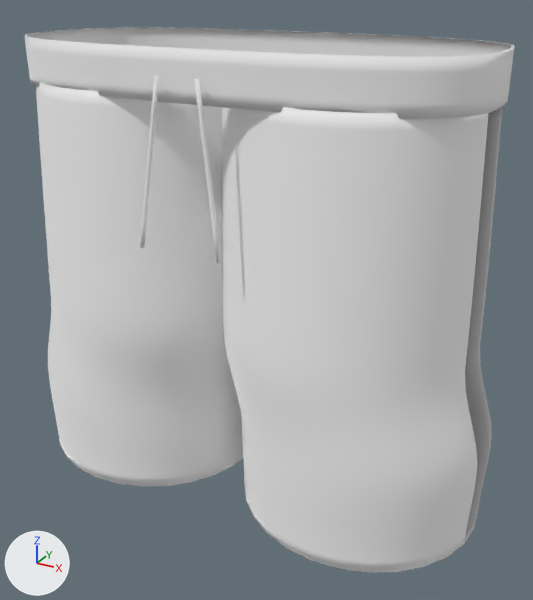
Renders of the glTF model public/models/sku/015-v1.glb from each side of a commit.
Camera for both pictures: a 50 mm camera at (0.407, -0.701, 0.32) aimed at (0.023, -0.002, -0.029). The lights are fixed; the arrows at lower left show +X, +Y and +Z. The picture after the commit comes second. Vertices at exactly the same position are counted once.

Objects in the first picture: 'Shorts015'.
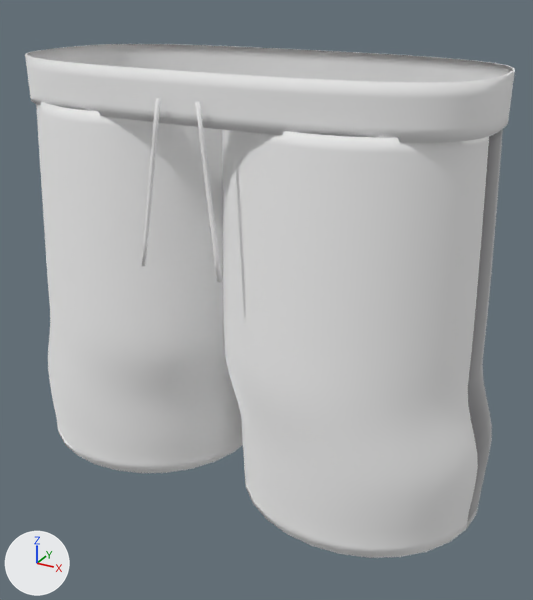
Patch to the scene script:
```diff
--- a/public/models/sku/015-v1.glb.py
+++ b/public/models/sku/015-v1.glb.py
@@ me_shorts015 @@
 # used by ob_shorts015; location = (0.0, 0.0, 0.0)
-me_shorts015.from_pydata(...)  # 2088 vertices, 3948 faces; spans x -0.296..0.296, y -0.142..0.142, z -0.26..0.26
+me_shorts015.from_pydata(...)  # 2088 vertices, 3948 faces; spans x -0.296..0.296, y -0.142..0.142, z -0.24..0.24
+# me_shorts015 part 1: the loose piece of 336 vertices spanning x -0.264..0.264, y -0.122..0.125, z 0.211..0.26 is scaled about its middle by (1.01, 1, 1), then moved by (0.0, 0.0, -0.02)
+# me_shorts015 part 2: the loose piece of 64 vertices spanning x -0.048..-0.02, y -0.142..-0.128, z 0.067..0.236 is moved by (0.0, 0.0, -0.02)
+# me_shorts015 part 3: the loose piece of 64 vertices spanning x 0.02..0.048, y -0.142..-0.128, z 0.067..0.236 is moved by (0.0, 0.0, -0.02)
+# me_shorts015 part 4: 1616 of 2088 vertices moved; they spanned x -0.296..0.296, y -0.138..0.142, z -0.26..0.215 and now span x -0.296..0.296, y -0.138..0.142, z -0.24..0.195; mean shift (0.0, 0.0, 0.0); largest move (-0.26, 0.001, 0.215) -> (-0.263, 0.002, 0.195)
 me_shorts015.materials.append(mat_polyester_weiß)
```

Boxes (x1, y1, x2, y2) around the edits, measured in the pictures (533 x 600 px; the box of a moved part takes in the faces that stretch with it):
'Shorts015', reshaped: before (25, 27, 514, 572); after (25, 44, 515, 558)
part 1 of me_shorts015, moved or reshaped: before (25, 27, 514, 119); after (25, 44, 515, 143)
part 2 of me_shorts015, moved or reshaped: before (140, 76, 159, 248); after (141, 98, 161, 266)
part 3 of me_shorts015, moved or reshaped: before (194, 79, 221, 264); after (195, 102, 222, 283)
part 4 of me_shorts015, moved or reshaped: before (36, 83, 502, 572); after (36, 102, 503, 558)
